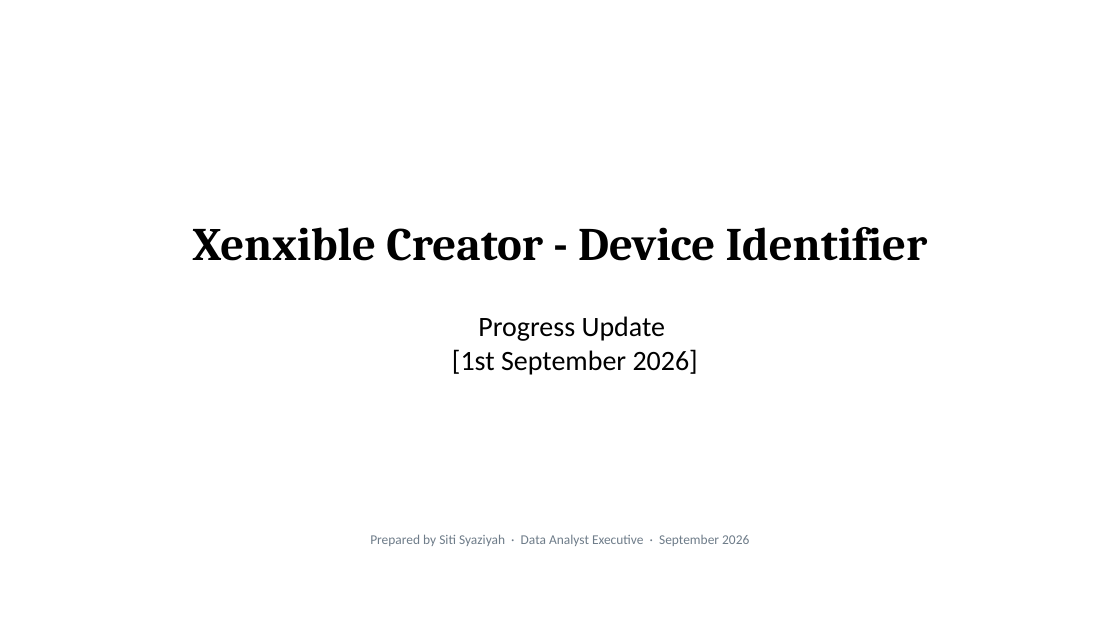
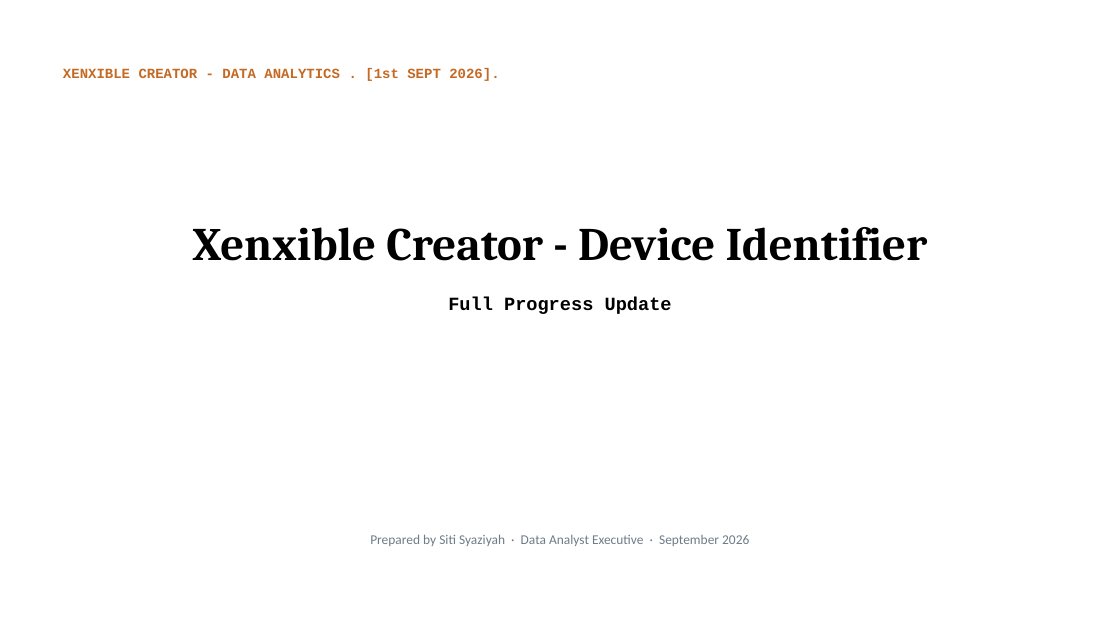
Before and after one commit to Syaziyah30/DeviceCluster, a slide deck: slide 1 of handoff/DeviceIdentifierProgress.pptx. Drawn at 1120x630 pixels with LibreOffice and Linux fonts; fonts in the diff are those of the drawing. Boxes give left, top, right and bottom in pixels: in the first picture for what was removed or moved away, otherwise in the second. Text is boxed around its words. In the diff, an @@ line names an element or a change of style, - is before the commit and + after.

```diff
--- a/handoff/DeviceIdentifierProgress.pptx
+++ b/handoff/DeviceIdentifierProgress.pptx
@@ text added at [63, 68, 499, 81], 12 pt, text #C46A24, bold @@
+XENXIBLE CREATOR - DATA ANALYTICS . [1st SEPT 2026].
@@ text at [448, 297, 672, 314]: text changed; size 24 to 16 pt; font Calibri to Courier New; bold on @@
-Progress Update
-[1st September 2026]
+Full Progress Update
```
Also in this commit, not shown: 4 other slides changed, 1 slide added, 1 other file.
